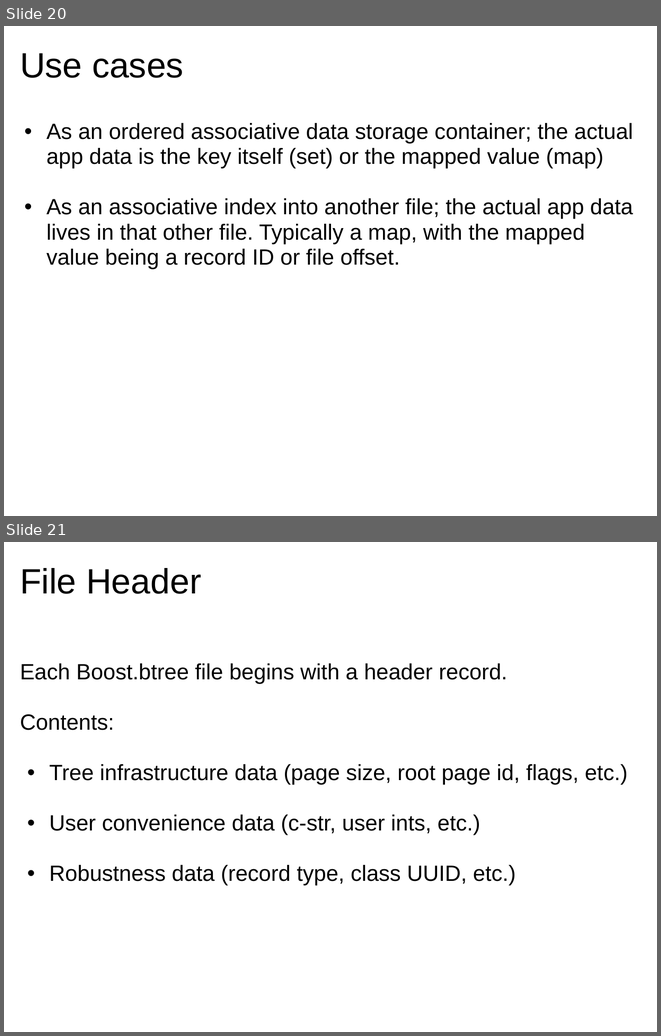
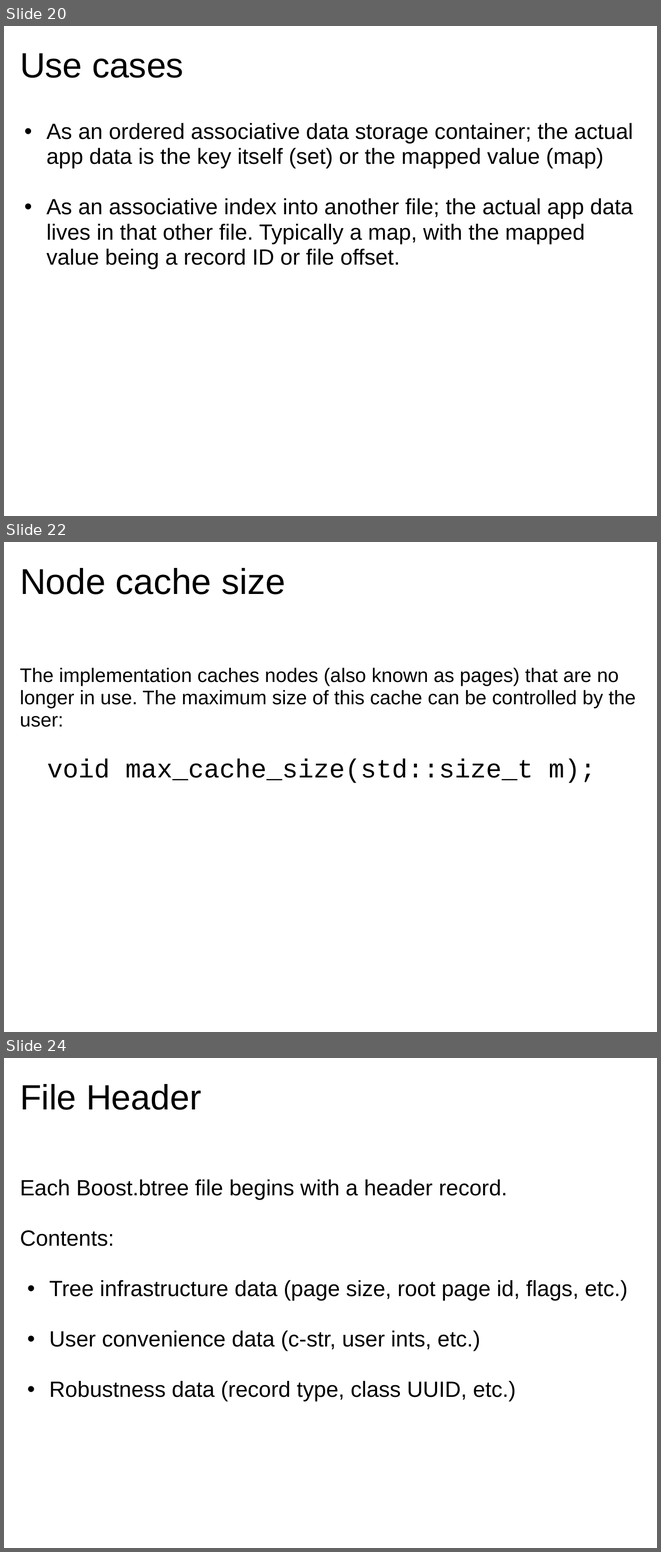
Before and after one commit to Beman/btree, a slide deck: libs/btree/doc/Proposed-B-tree-library.ppt. Shown one above the other, each under a label of ours: slides 20 and 21 before the commit, slides 20, 22 and 24 after it; the slides between them are not shown. The pictures are 661x1036 and 661x1552 pixels, drawn with LibreOffice and Linux fonts; fonts in the diff are those of the drawing; background and template pictures are left out. Boxes give left, top, right and bottom in pixels: in the first picture for what was removed or moved away, otherwise in the second. Text is boxed around its words. In the diff, an @@ line names an element or a change of style, - is before the commit and + after.

```diff
--- a/libs/btree/doc/Proposed-B-tree-library.ppt
+++ b/libs/btree/doc/Proposed-B-tree-library.ppt
@@ slide 22 added at (x1=4, y1=542, x2=657, y2=1032), background picture (left out) @@
@@ title added at (x1=20, y1=568, x2=285, y2=594), 44 pt, text #000000 @@
+Node cache size
@@ text added at (x1=20, y1=668, x2=636, y2=783), 24 pt, text #000000 @@
+The implementation caches nodes (also known as pages) that are no longer in use. The maximum size of this cache can be controlled by the user:
+void max_cache_size(std::size_t m);
@@ what was slide 21 is now slide 24 @@
```
Also in this commit, not shown: 5 slides changed, 2 other slides added.
